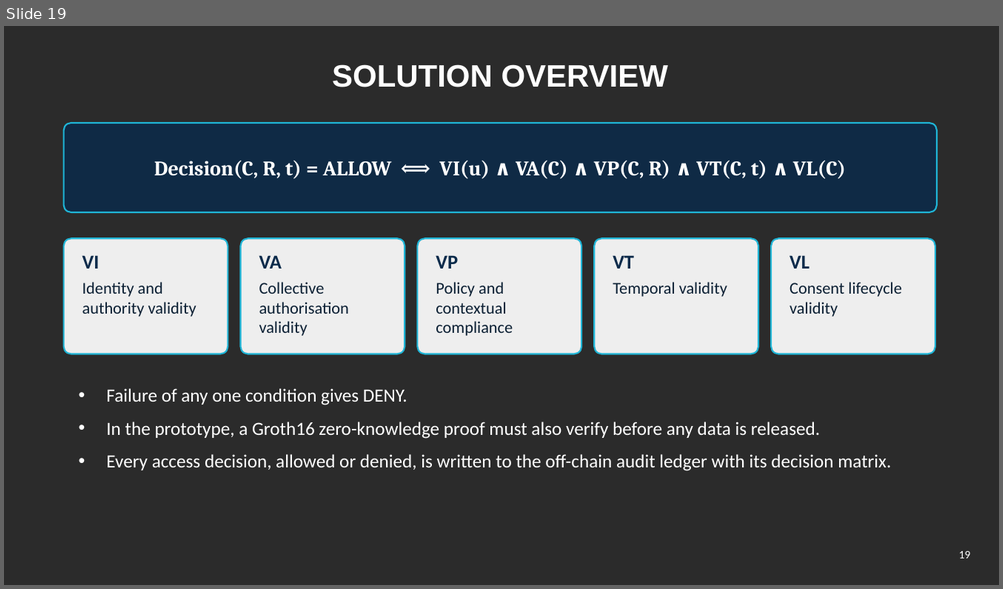
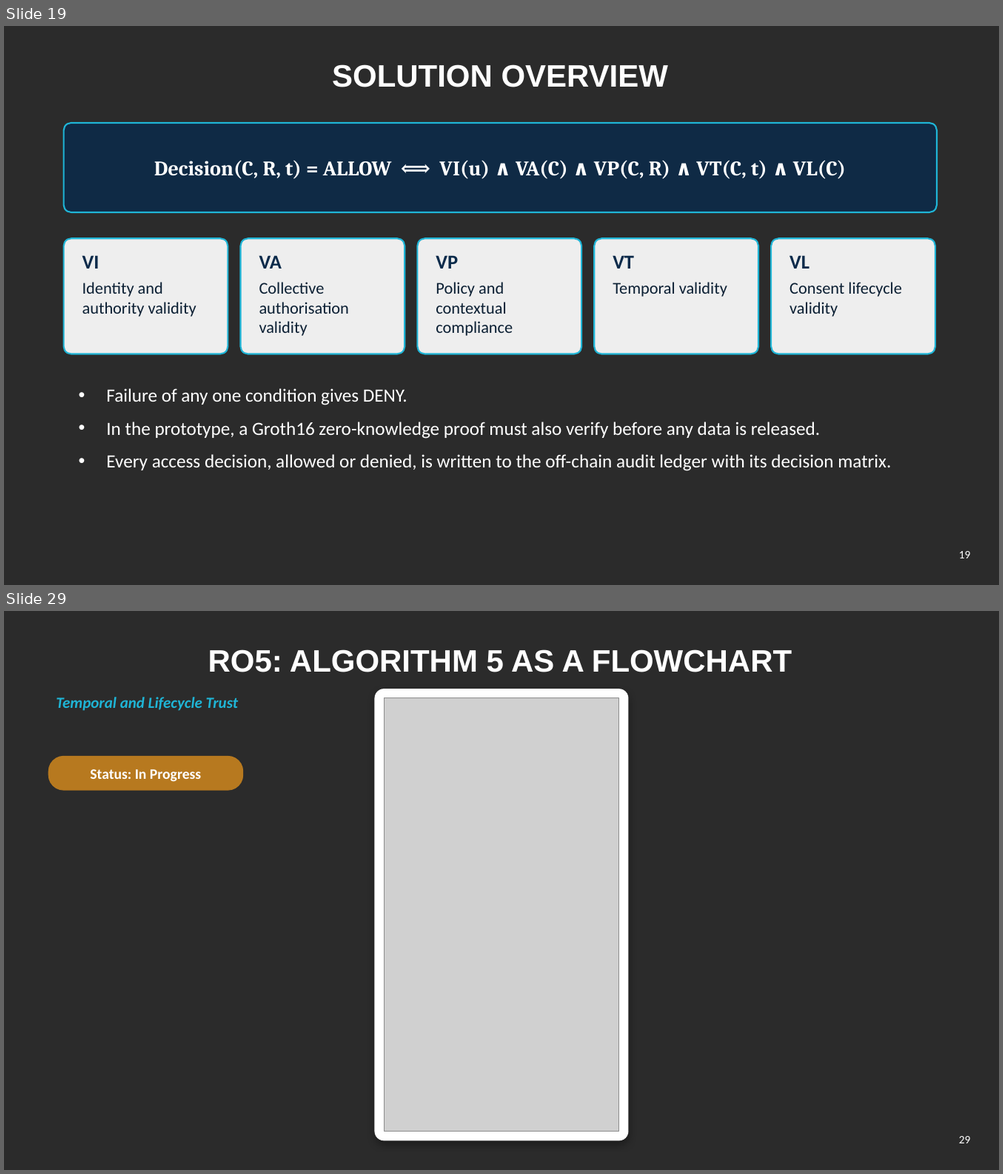
Before and after one commit to yasir12345678900/HealthRWA-Sepolia-Personal-try, a slide deck: docs/Yasir_CA2_Reassessment_Slides.pptx. Shown one above the other, each under a label of ours: slide 19 before the commit, slides 19 and 29 after it; the slides between them are not shown. The pictures are 1003x589 and 1003x1174 pixels, drawn with LibreOffice and Linux fonts; fonts in the diff are those of the drawing; grey boxes stand for pictures; background and template pictures are left out; a plain dark background stands for a picture behind light text. Boxes give left, top, right and bottom in pixels: in the first picture for what was removed or moved away, otherwise in the second. Text is boxed around its words. In the diff, an @@ line names an element or a change of style, - is before the commit and + after.

```diff
--- a/docs/Yasir_CA2_Reassessment_Slides.pptx
+++ b/docs/Yasir_CA2_Reassessment_Slides.pptx
@@ slide 29 added at (4, 611, 999, 1170), background picture (left out) @@
@@ title added at (208, 649, 791, 672), 30 pt, text #FFFFFF, bold @@
+RO5: ALGORITHM 5 AS A FLOWCHART
@@ text added at (56, 697, 238, 711), 15 pt, text #1FB5D6, bold, italic @@
+Temporal and Lifecycle Trust
@@ rounded rectangle added at (375, 689, 628, 1141), fill #FFFFFF, outline #FFFFFF 1 pt @@
@@ picture added at (384, 698, 619, 1132) @@
@@ rounded rectangle added at (48, 757, 243, 790), fill #B7791F, outline #B7791F 1 pt @@
@@ text added at (90, 769, 201, 782), 14 pt, text #FFFFFF, bold @@
+Status: In Progress
@@ page number added at (959, 1136, 970, 1144), 11 pt, text #FFFFFF @@
+29
```
Also in this commit, not shown: 7 slides changed, 5 other slides added, 3 other files.
